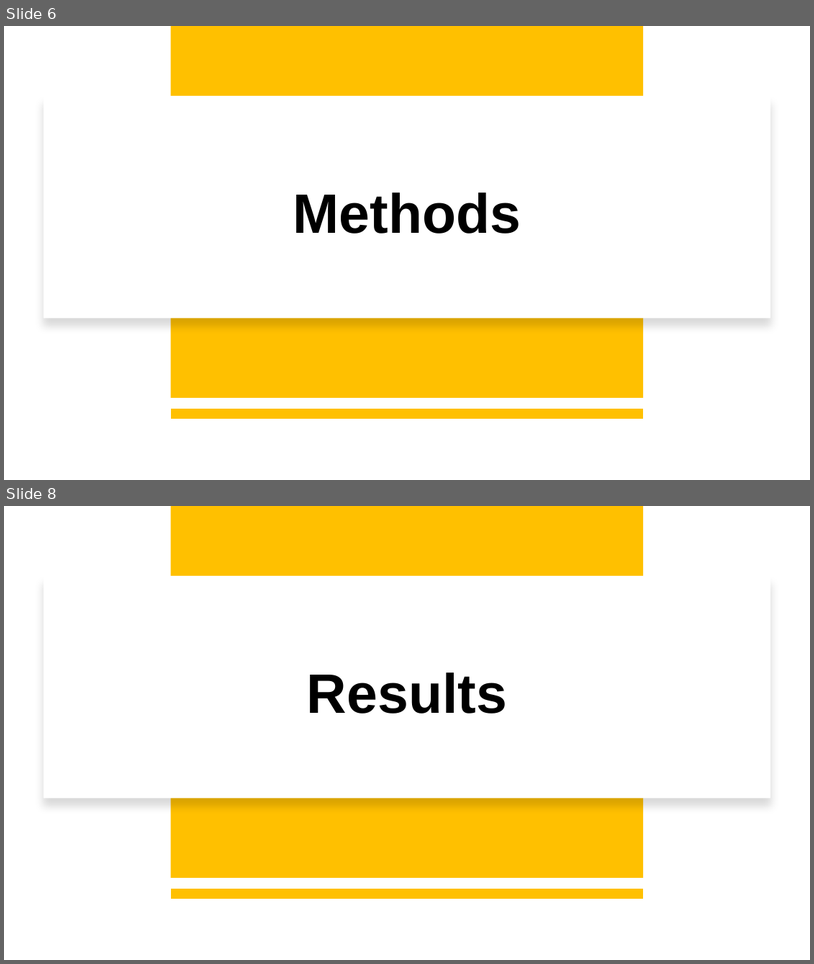
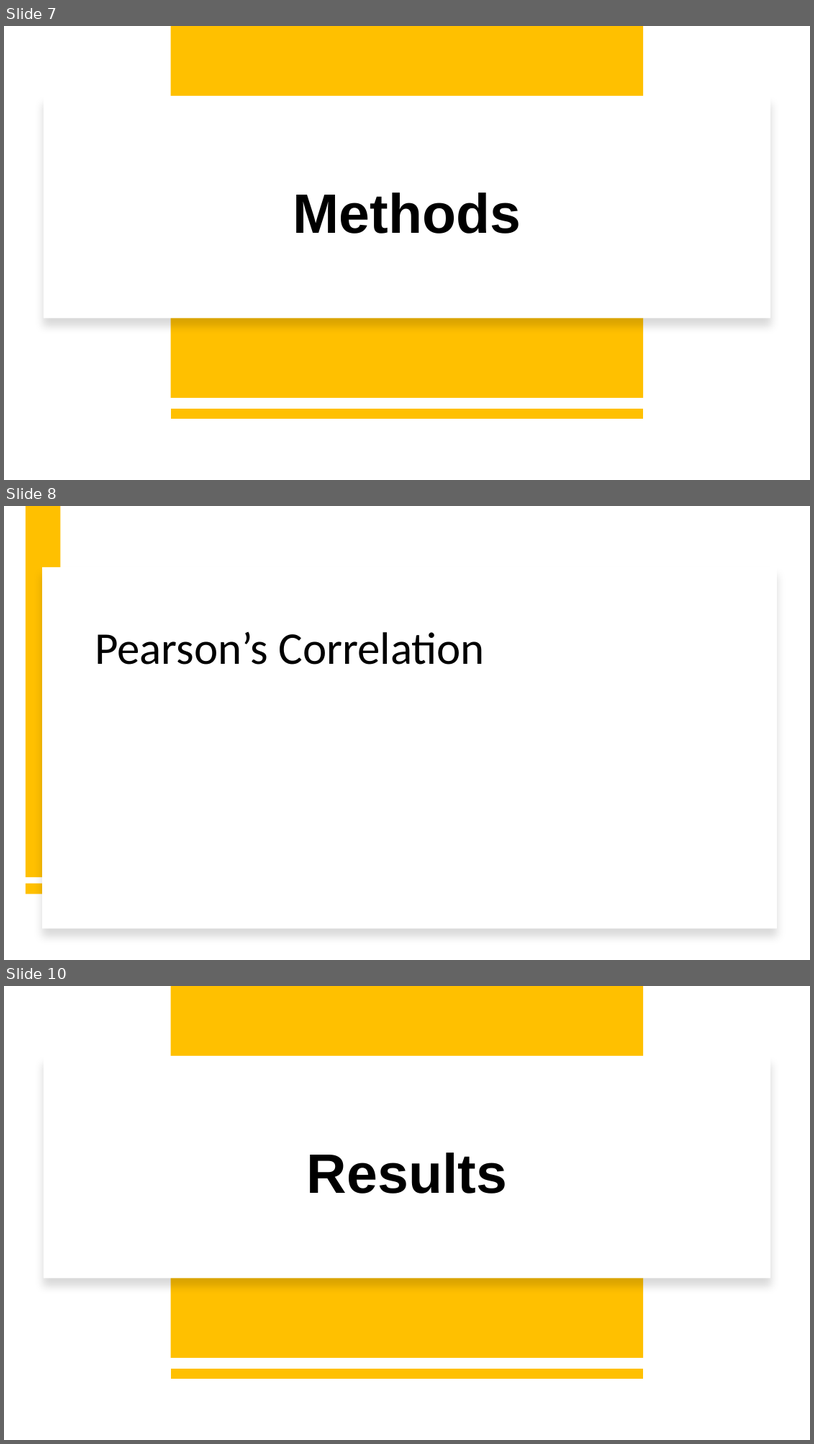
Before and after one commit to Mt122606/Curous-Conquers-, a slide deck: CuriousConquersProject/ProjectPowerpoint.pptx. Shown one above the other, each under a label of ours: slides 6 and 8 before the commit, slides 7, 8 and 10 after it; the slides between them are not shown. The pictures are 814x964 and 814x1444 pixels, drawn with LibreOffice and Linux fonts; fonts in the diff are those of the drawing. Boxes give left, top, right and bottom in pixels: in the first picture for what was removed or moved away, otherwise in the second. Text is boxed around its words. In the diff, an @@ line names an element or a change of style, - is before the commit and + after.

```diff
--- a/CuriousConquersProject/ProjectPowerpoint.pptx
+++ b/CuriousConquersProject/ProjectPowerpoint.pptx
@@ slide 8 added at bbox=[4, 506, 810, 960], background #FFFFFF @@
@@ rectangle added at bbox=[26, 506, 61, 877], fill #FFC000 @@
@@ rectangle added at bbox=[42, 567, 777, 928], fill #FFFFFF @@
@@ title added at bbox=[95, 631, 485, 664], 54 pt, text #000000 @@
+Pearson’s Correlation
@@ rectangle added at bbox=[26, 883, 61, 893], fill #FFC000 @@
@@ what was slide 6 is now slide 7 @@
@@ what was slide 8 is now slide 10 @@
```
Also in this commit, not shown: 1 slide changed, 2 other slides added, 1 slide removed.
